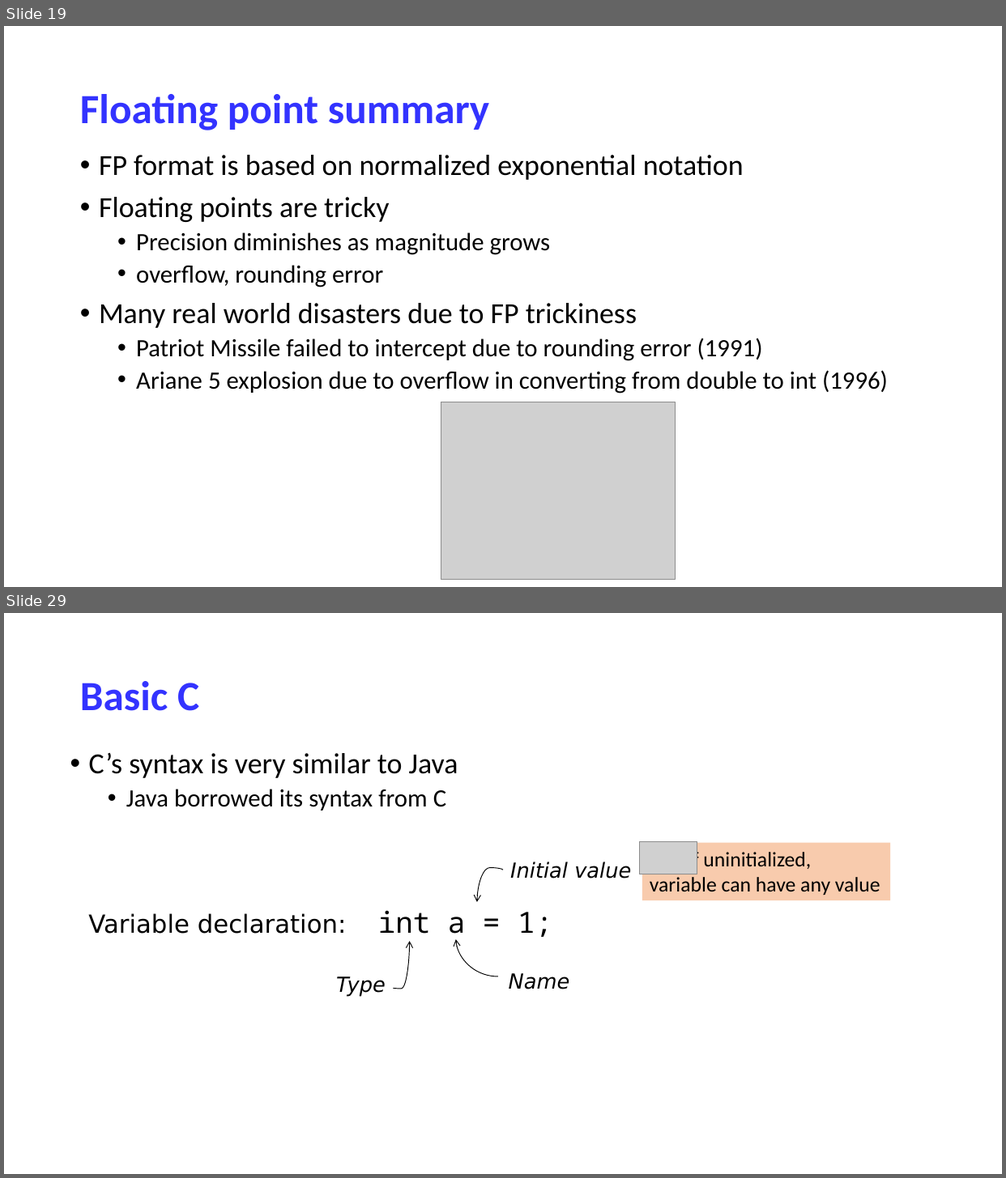
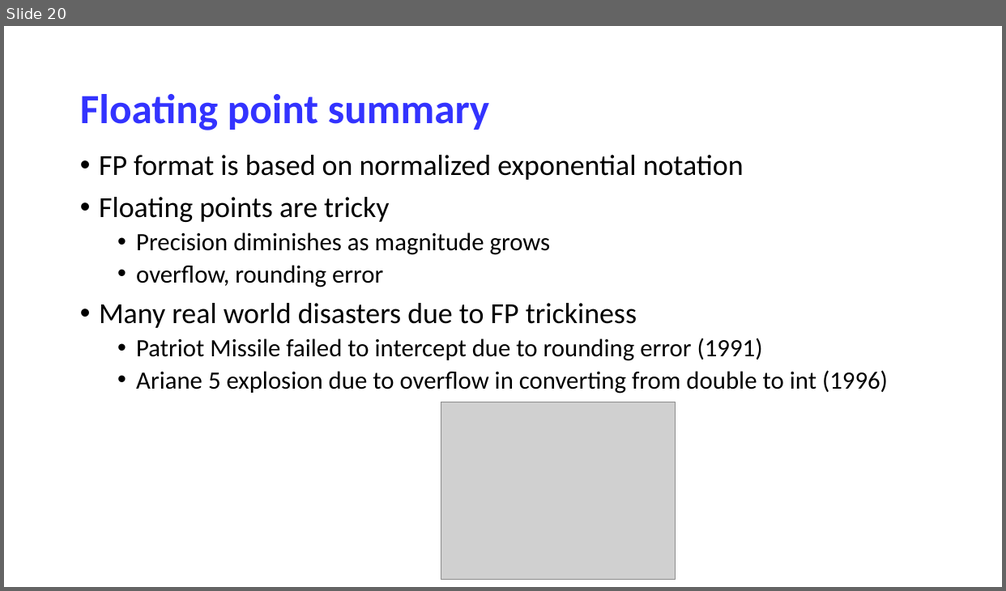
Before and after one commit to NYU-CSO/nyu-cso.github.io, a slide deck: notes/03-floats-cont.pptx. Shown one above the other, each under a label of ours: slides 19 and 29 before the commit, slide 20 after it; the slides between them are not shown. The pictures are 1006x1178 and 1006x591 pixels, drawn with LibreOffice and Linux fonts; fonts in the diff are those of the drawing; grey boxes stand for pictures. Boxes give left, top, right and bottom in pixels: in the first picture for what was removed or moved away, otherwise in the second. Text is boxed around its words. In the diff, an @@ line names an element or a change of style, - is before the commit and + after.

```diff
--- a/notes/03-floats-cont.pptx
+++ b/notes/03-floats-cont.pptx
@@ slide 29 removed at (x1=4, y1=613, x2=1002, y2=1174), background #FFFFFF @@
@@ title removed at (x1=80, y1=681, x2=199, y2=711) @@
-Basic C
@@ text removed at (x1=89, y1=752, x2=458, y2=811) @@
-• C’s syntax is very similar to Java
-  • Java borrowed its syntax from C
@@ picture removed at (x1=640, y1=841, x2=697, y2=875) @@
@@ rectangle removed at (x1=642, y1=843, x2=891, y2=901) @@
-If uninitialized,
-variable can have any value
@@ curved arrow removed from (503, 870) to (477, 902) @@
@@ text removed at (x1=510, y1=862, x2=631, y2=879) @@
-Initial value
@@ text removed at (x1=88, y1=910, x2=552, y2=941) @@
-Variable declaration: int a = 1;
@@ curved arrow removed from (394, 988) to (410, 942) @@
@@ curved arrow removed from (498, 977) to (456, 939) @@
@@ text removed at (x1=336, y1=977, x2=386, y2=996) @@
-Type
@@ text removed at (x1=509, y1=973, x2=570, y2=990) @@
-Name
@@ what was slide 19 is now slide 20 @@
```
Also in this commit, not shown: 4 slides changed, 1 slide added, 29 other slides removed, 1 other file.
